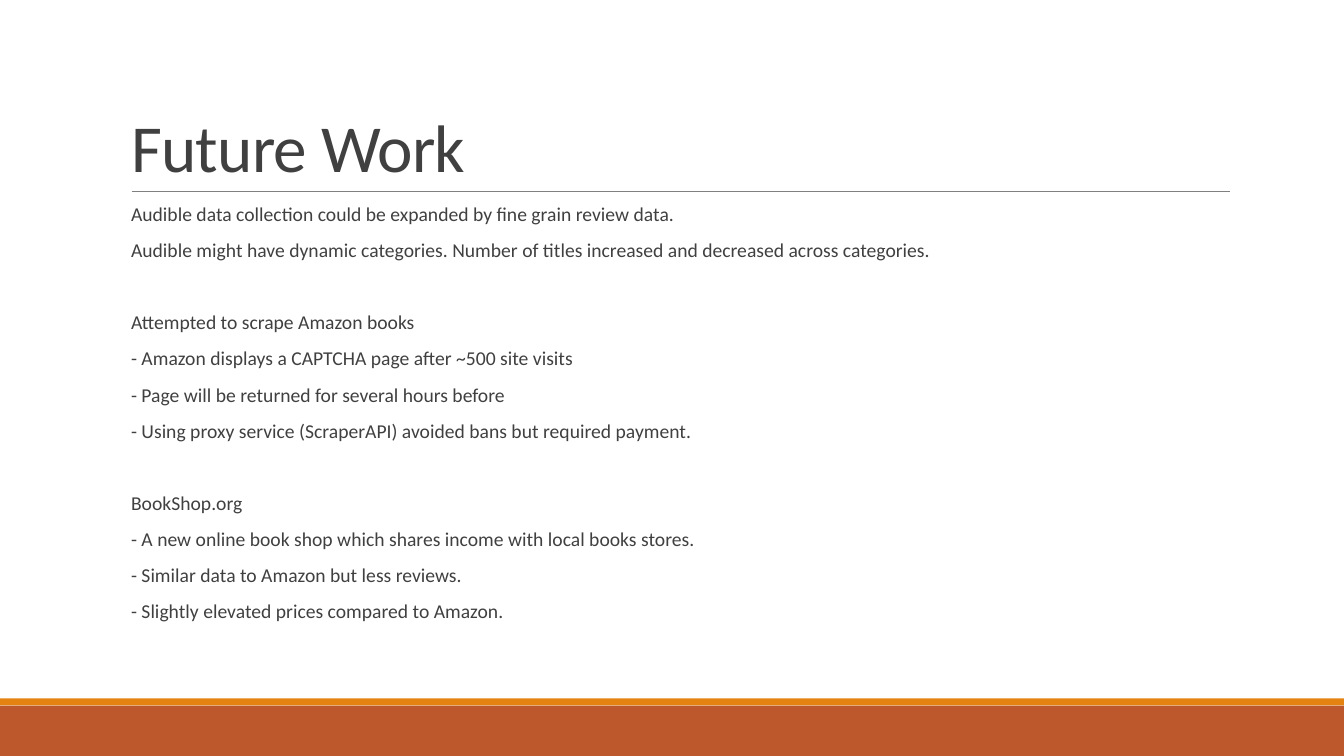
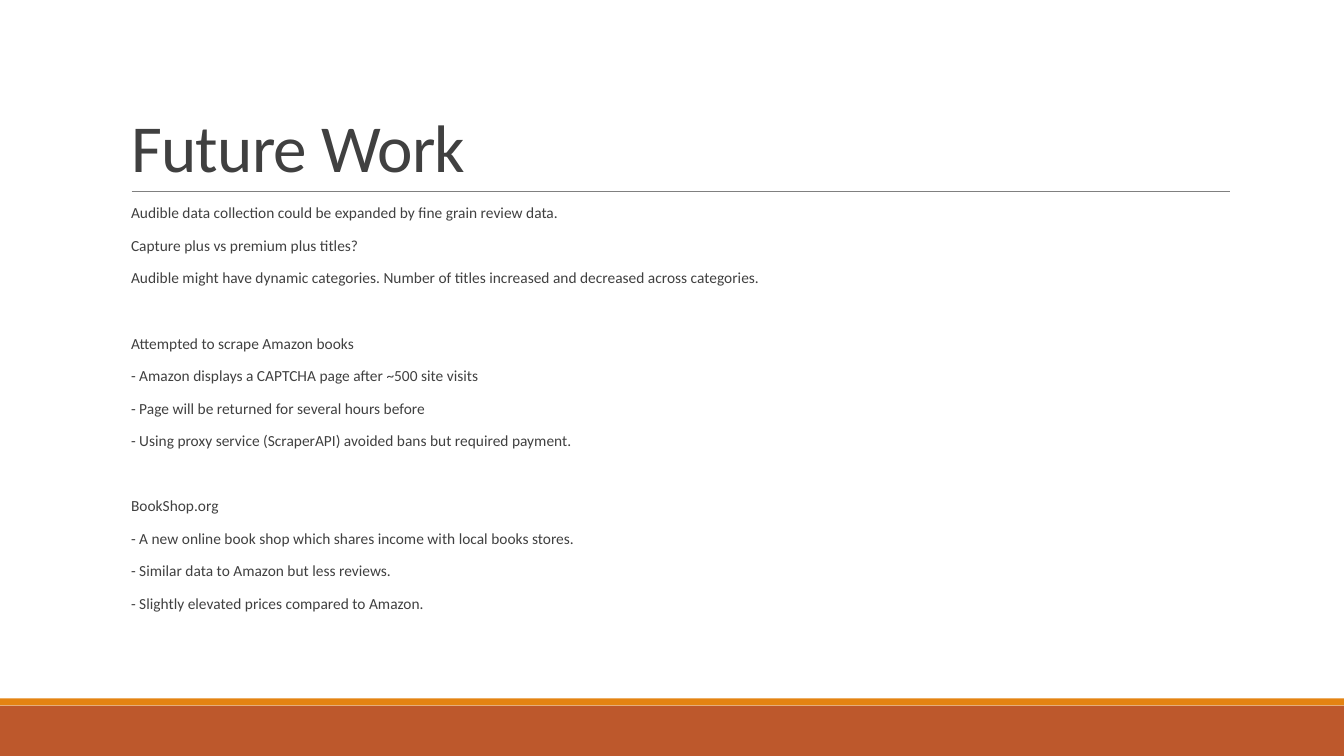
Before and after one commit to jwelch1123/finding_the_tree_in_the_forest, a slide deck: slide 15 of Presentation.pptx (slide 13 before the commit). Drawn at 1344x756 pixels with LibreOffice and Linux fonts; fonts in the diff are those of the drawing. Boxes give left, top, right and bottom in pixels: in the first picture for what was removed or moved away, otherwise in the second. Text is boxed around its words. In the diff, an @@ line names an element or a change of style, - is before the commit and + after.

Commit message:
continuing data analysis and presentation

```diff
--- a/Presentation.pptx
+++ b/Presentation.pptx
@@ text at bbox=[131, 207, 759, 612]: size 14 to 11 pt @@
@@ text at bbox=[131, 240, 358, 254]: paragraph added @@
+  Capture plus vs premium plus titles?
```
Also in this commit, not shown: 3 other slides changed, 7 slides added, 5 slides removed, 6 other files.
